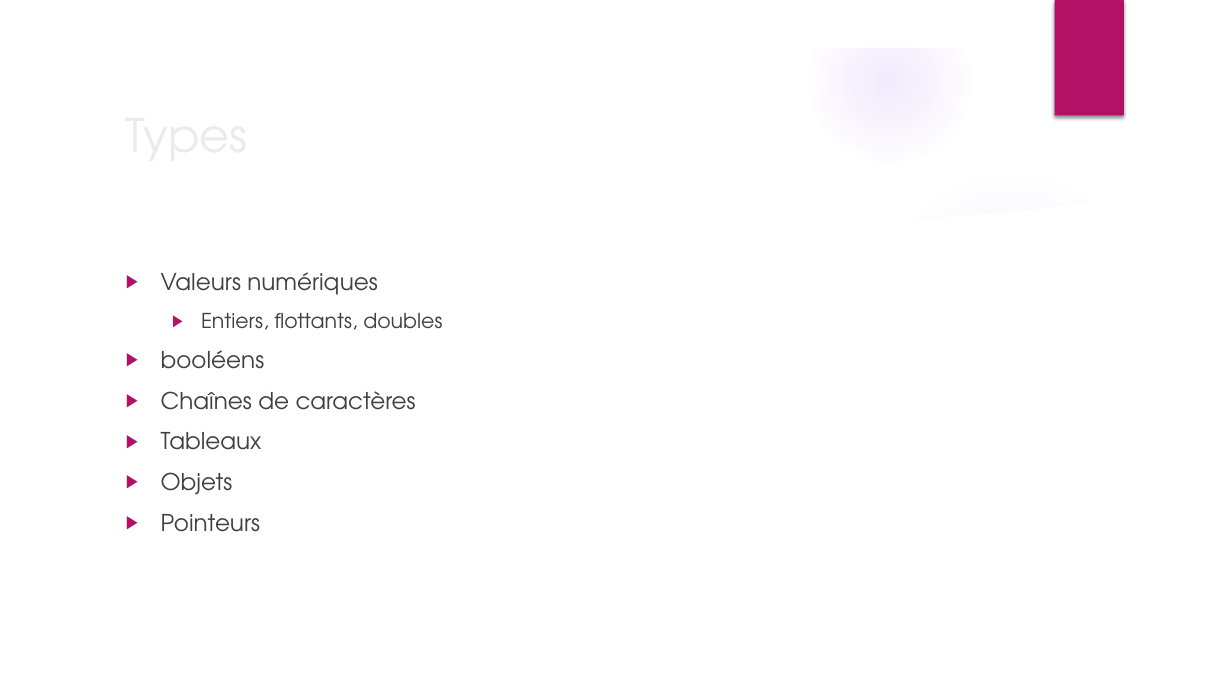
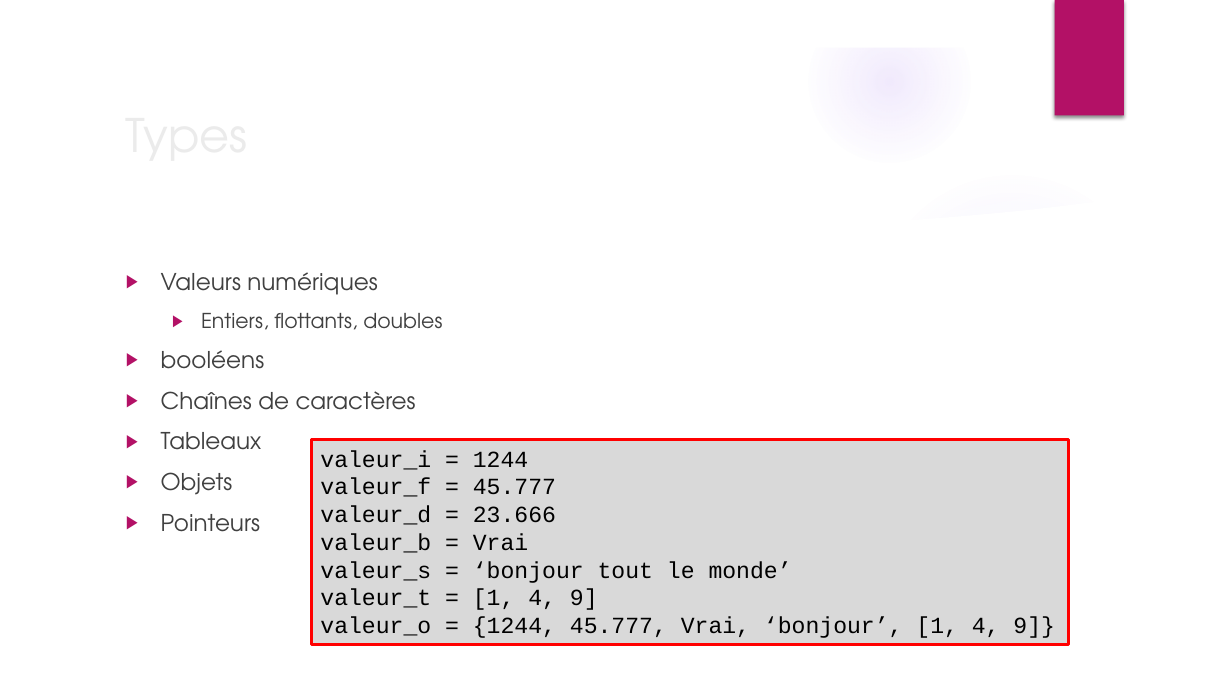
Before and after one commit to anumby-source/tutoriels, a slide deck: slide 11 of Eléments de programmation.pptx. Drawn at 1232x693 pixels with LibreOffice and Linux fonts; fonts in the diff are those of the drawing; background and template pictures are left out. Boxes give left, top, right and bottom in pixels: in the first picture for what was removed or moved away, otherwise in the second. Text is boxed around its words. In the diff, an @@ line names an element or a change of style, - is before the commit and + after.

```diff
--- a/Eléments de programmation.pptx
+++ b/Eléments de programmation.pptx
@@ rectangle added at bbox=[311, 440, 1068, 645], fill #D9D9D9, outline #FF0000 2.25 pt, 18 pt, text #000000 @@
+valeur_i = 1244
+valeur_f = 45.777
+valeur_d = 23.666
+valeur_b = Vrai
+valeur_s = ‘bonjour tout le monde’
+valeur_t = [1, 4, 9]
+valeur_o = {1244, 45.777, Vrai, ‘bonjour’, [1, 4, 9]}
```
Also in this commit, not shown: 4 slides added, 6 slides removed.
